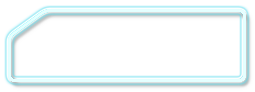
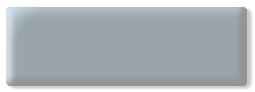
Layers edited between the first and the second 255px x 92px image:
showed "Static", opacity 100% → 80%, moved it above "Over", painted on it over [6, 7, 246, 82]
hid "Over", opacity 100% → 44%, blend screen → normal, painted on it over [7, 6, 248, 85]
"Layer 1": opacity 86% → 44%, painted on it over [6, 7, 247, 86]
